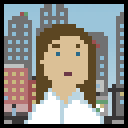
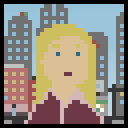
Two versions of the same layered image (128px x 128px). Layer-by-layer changes:
painted on "Layer copy #1" over [24, 24, 104, 124]
